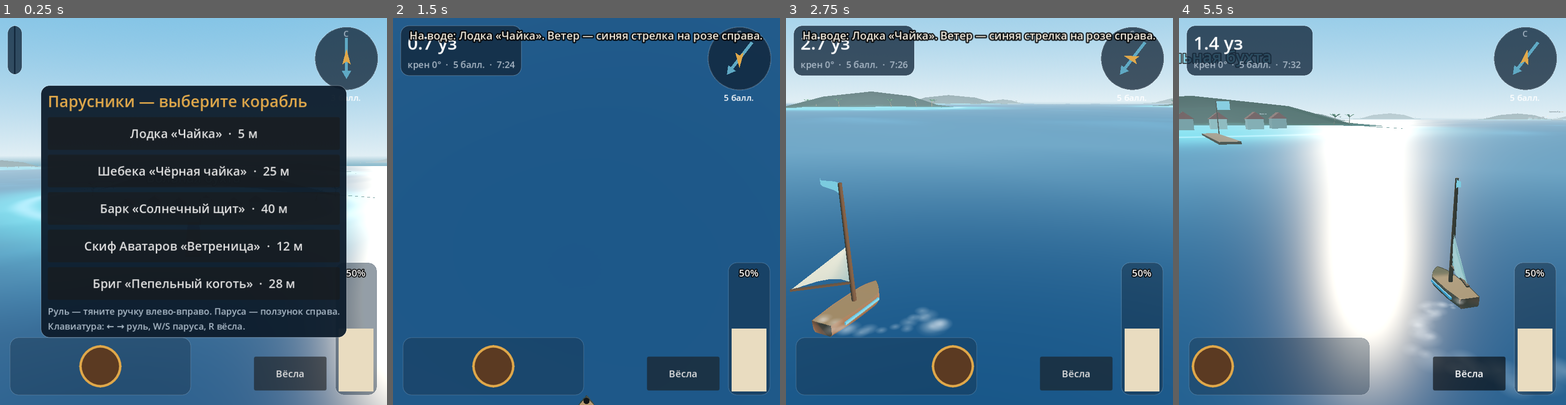
Above: before the commit, frames 1-4 (left to right).
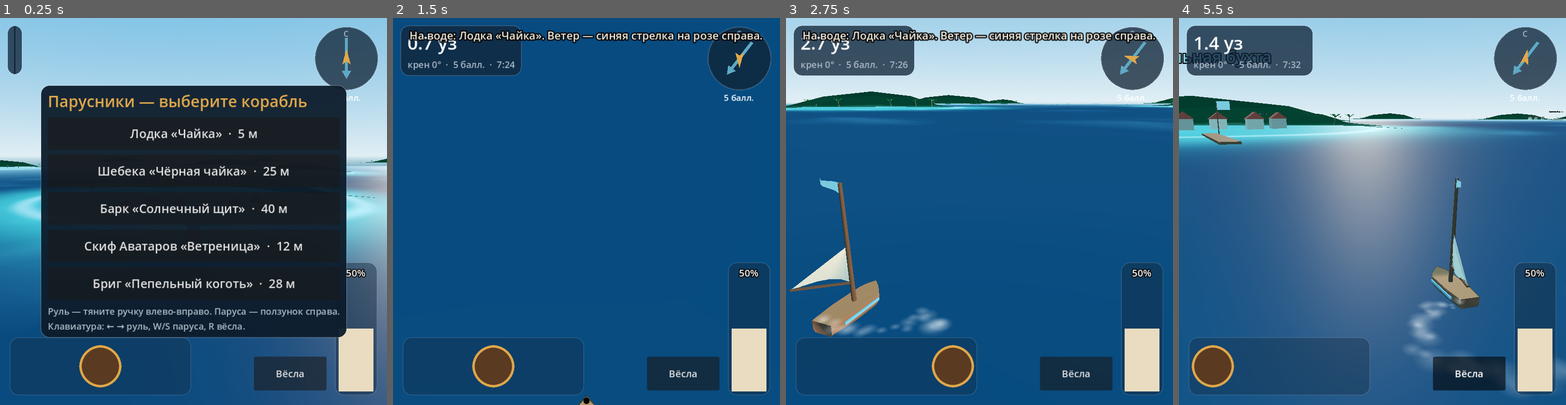
Above: after the commit, the same moments.

Repository: kuxnik/Parusniki
Game: Godot game, scene res://main.tscn
Same seed, same stepped clock (60 frames per second), same inputs: the game is played once before the commit and once after it.
Inputs (mouse positions are in pixels of both pictures, inside the frame that each line leads up to):
- Up to frame 1 (0.25 s): no input
- Up to frame 2 (1.5 s): click "Вёсла" at 0.5 s; click "Лодка «Чайка» · 5 м" at 1.25 s
- Up to frame 3 (2.75 s): tap Enter (ui_accept) at 2, 2.27 s; move the mouse to (1064, 192) at 2.02 s; hold Right from 2.03 s (still down); click (1064, 192) at 2.17 s
- Up to frame 4 (5.5 s): release Right at 2.75 s; drag from (1295, 230) to (1353, 288) at 2.77 s; move the mouse to (1411, 126) at 3.52 s; hold Right 3.53-4.25 s; drag from (1353, 288) to (1256, 153) at 4.27 s; move the mouse to (1488, 269) at 5.02 s; hold Left from 5.03 s (still down); tap Enter (ui_accept) at 5.27 s

The runs differ from the first frame. In frame 1, 22% of the frame differs, in the area x 0-100%, y 36-100%; in frame 2, 11%; in frame 3, 52%; in frame 4, 64%, in the area x 0-100%, y 9-100%.

Commit message:
Godot: без тумана движка (заливал экран на магнитоле), дымка в шейдере воды, меньше бликов
Co-Authored-By: Claude Opus 5.5 <noreply@anthropic.com>
Claude-Session: https://claude.ai/code/session_01PFAn4DKReHgSHRqDB9CwEJ

Diff:
--- a/godot/scripts/world.gd
+++ b/godot/scripts/world.gd
@@ -40,7 +40,7 @@
 	env.ambient_light_source = Environment.AMBIENT_SOURCE_SKY
 	env.ambient_light_energy = 0.8
 	env.tonemap_mode = Environment.TONE_MAPPER_FILMIC
-	env.fog_enabled = true
+	env.fog_enabled = false  # на части Android-магнитол туман заливает весь экран
 	env.fog_light_color = Color("#C6DDE8")
 	env.fog_density = 0.00032
 	env.fog_sky_affect = 0.0
@@ -247,7 +247,6 @@
 	sky_mat.sky_horizon_color = hor
 	sky_mat.ground_horizon_color = hor
 	env.fog_light_color = hor
-	env.fog_density = lerpf(0.0006, 0.00022, day)
 	env.ambient_light_energy = 0.5 + 0.35 * day
 	var az = TAU * tod + 0.7
 	sun.rotation = Vector3(-asin(clampf(el, -1.0, 1.0)), az, 0)
@@ -263,6 +262,7 @@
 	ocean_mat.set_shader_parameter("amp", amp)
 	ocean_mat.set_shader_parameter("wtime", tt)
 	ocean_mat.set_shader_parameter("night", 1.0 - day)
+	ocean_mat.set_shader_parameter("haze_col", hor)
 
 
 static func clock_str(t: float) -> String:
--- a/godot/shaders/ocean.gdshader
+++ b/godot/shaders/ocean.gdshader
@@ -11,16 +11,17 @@
 uniform vec3 shallow_col : source_color = vec3(0.30, 0.72, 0.74);
 uniform vec3 foam_col : source_color = vec3(0.92, 0.97, 1.0);
 uniform float night = 0.0;
+uniform vec3 haze_col : source_color = vec3(0.78, 0.87, 0.91);
 
-varying vec3 wpos;
+varying highp vec3 wpos;
 varying float crest;
 
-float wave(vec2 p, float t) {
+float wave(highp vec2 p, highp float t) {
 	return amp * (0.6 * sin(0.021 * p.x + t * 1.1) + 0.4 * sin(0.033 * p.y - t * 0.9) + 0.25 * sin(0.05 * (p.x + p.y) + t * 1.7));
 }
 
 void vertex() {
-	vec3 w = (MODEL_MATRIX * vec4(VERTEX, 1.0)).xyz;
+	highp vec3 w = (MODEL_MATRIX * vec4(VERTEX, 1.0)).xyz;
 	float h = wave(w.xz, wtime);
 	VERTEX.y += h;
 	float e = 2.0;
@@ -46,8 +47,10 @@
 	col += crest * 0.18;
 	col = mix(col, foam_col, foam * 0.55);
 	col *= mix(1.0, 0.62, night);
+	highp float dist = length(wpos.xz - CAMERA_POSITION_WORLD.xz);
+	col = mix(col, haze_col, smoothstep(700.0, 2200.0, dist) * 0.75);
 	ALBEDO = col;
-	ROUGHNESS = 0.32;
+	ROUGHNESS = 0.55;
 	METALLIC = 0.0;
-	SPECULAR = 0.35;
+	SPECULAR = 0.12;
 }
